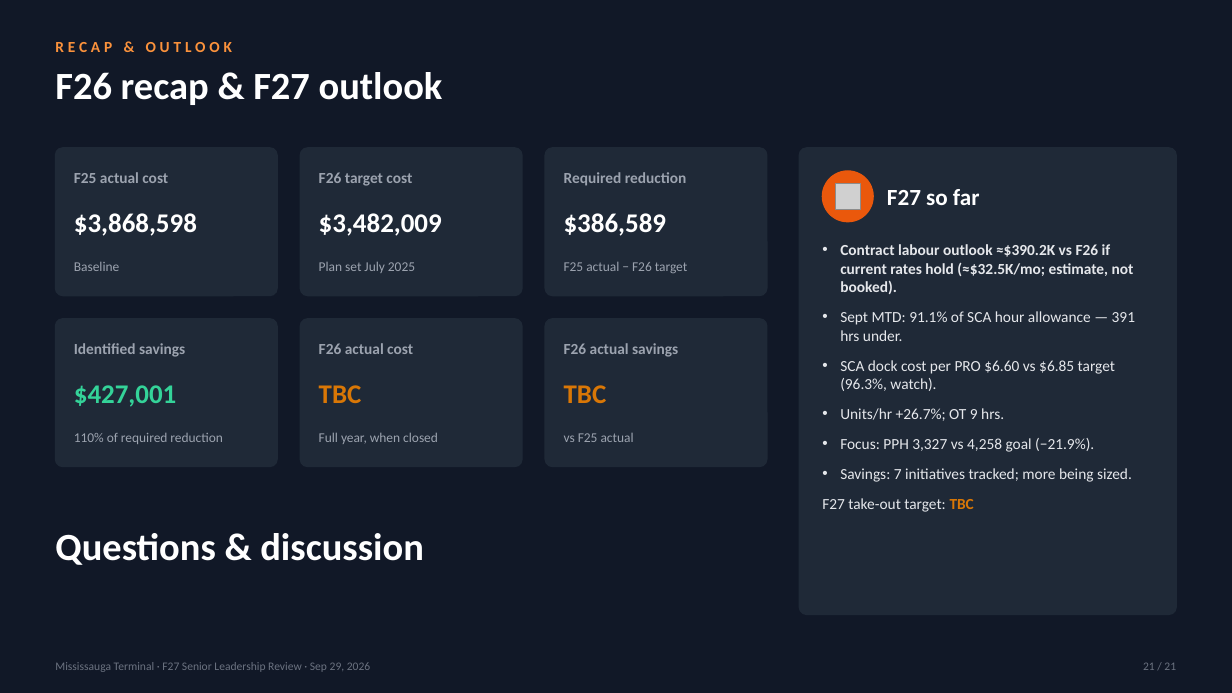
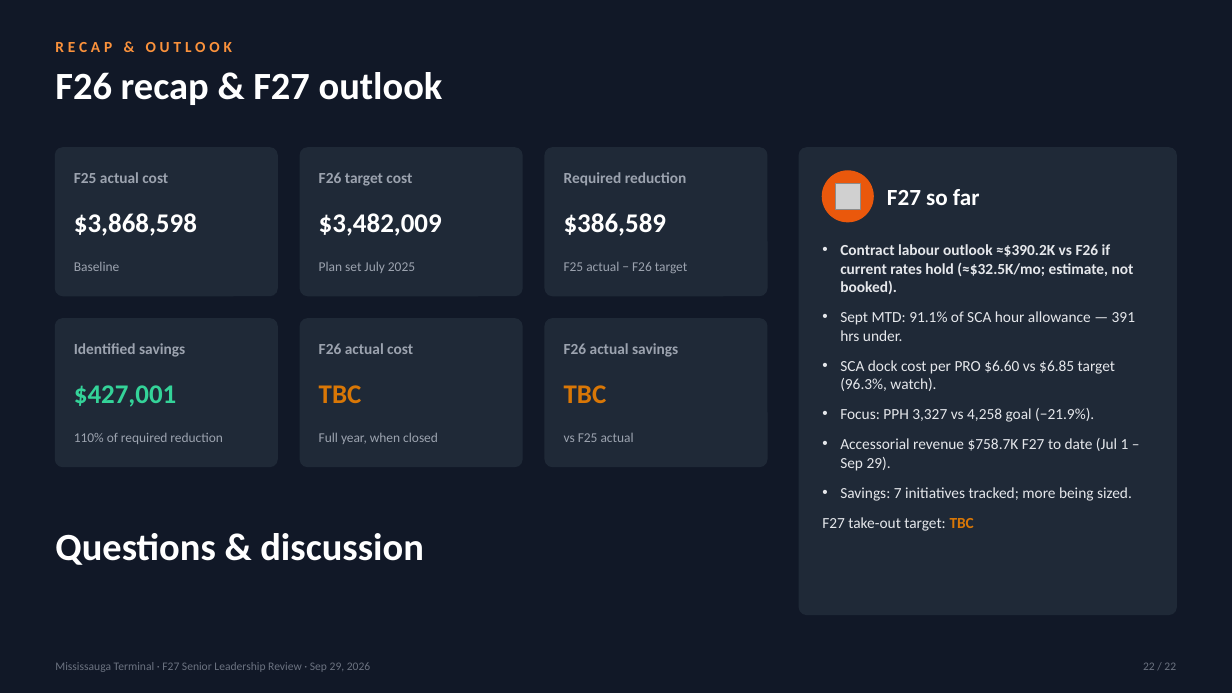
Before and after one commit to FuoriclasseX/mississauga-terminal-f26-cost-transformation-dashboard, a slide deck: slide 22 of presentation/Mississauga_F27_Leadership_Review_Sep29.pptx (slide 21 before the commit). Drawn at 1232x693 pixels with LibreOffice and Linux fonts; fonts in the diff are those of the drawing; grey boxes stand for pictures. Boxes give left, top, right and bottom in pixels: in the first picture for what was removed or moved away, otherwise in the second. Text is boxed around its words. In the diff, an @@ line names an element or a change of style, - is before the commit and + after.

```diff
--- a/presentation/Mississauga_F27_Leadership_Review_Sep29.pptx
+++ b/presentation/Mississauga_F27_Leadership_Review_Sep29.pptx
@@ text at <box>840,408,1004,421</box>: paragraph removed @@
-• Units/hr +26.7%; OT 9 hrs.
@@ text at <box>840,438,1129,471</box>: paragraph added @@
+• Accessorial revenue $758.7K F27 to date (Jul 1 – Sep 29).
```
Also in this commit, not shown: 19 other slides changed, 1 slide added, 7 other files.
